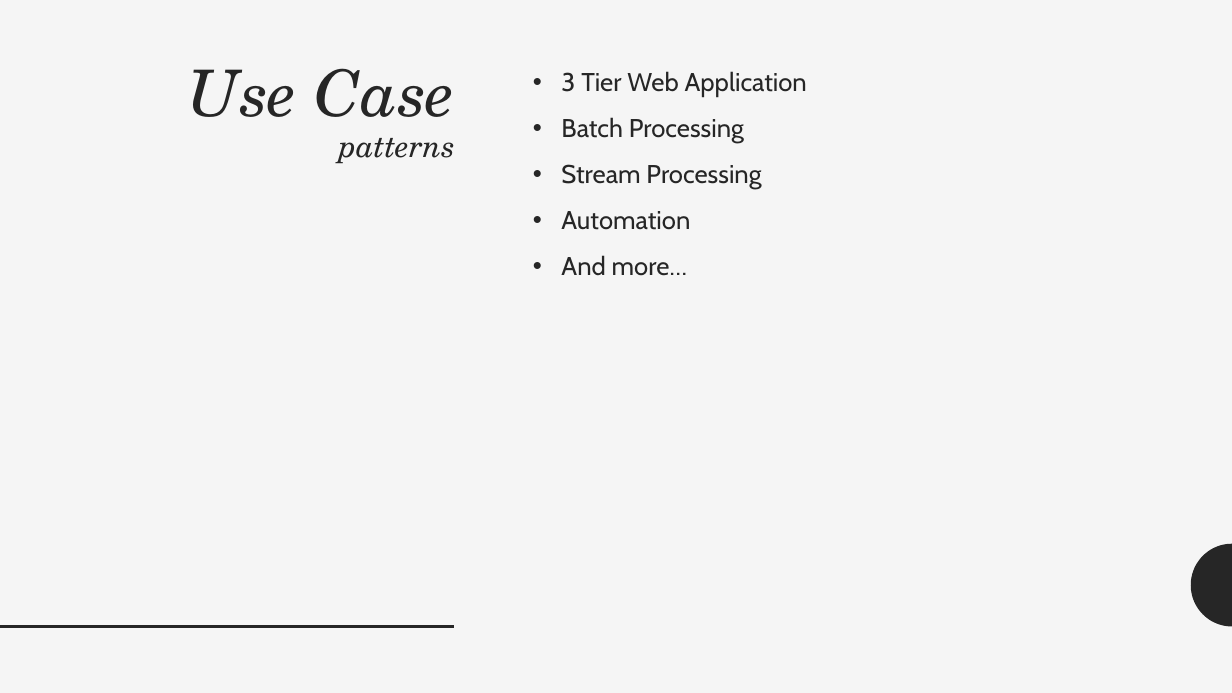
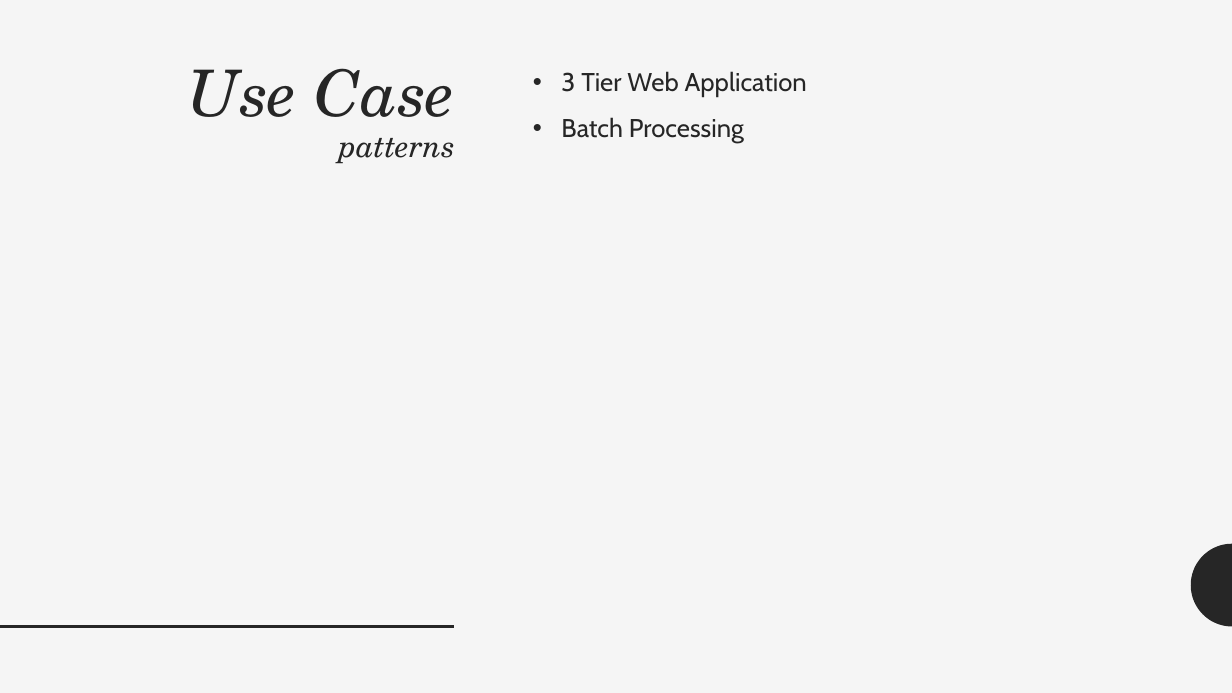
Before and after one commit to adrianpomilio/going-serverless, a slide deck: slide 15 of going-serverless-2017.pptx. Drawn at 1232x693 pixels with LibreOffice and Linux fonts; fonts in the diff are those of the drawing. Boxes give left, top, right and bottom in pixels: in the first picture for what was removed or moved away, otherwise in the second. Text is boxed around its words. In the diff, an @@ line names an element or a change of style, - is before the commit and + after.

```diff
--- a/going-serverless-2017.pptx
+++ b/going-serverless-2017.pptx
@@ text at (561,164,761,276): paragraphs removed @@
-• Stream Processing
-• Automation
-• And more…
```
Also in this commit, not shown: 3 other slides changed.
